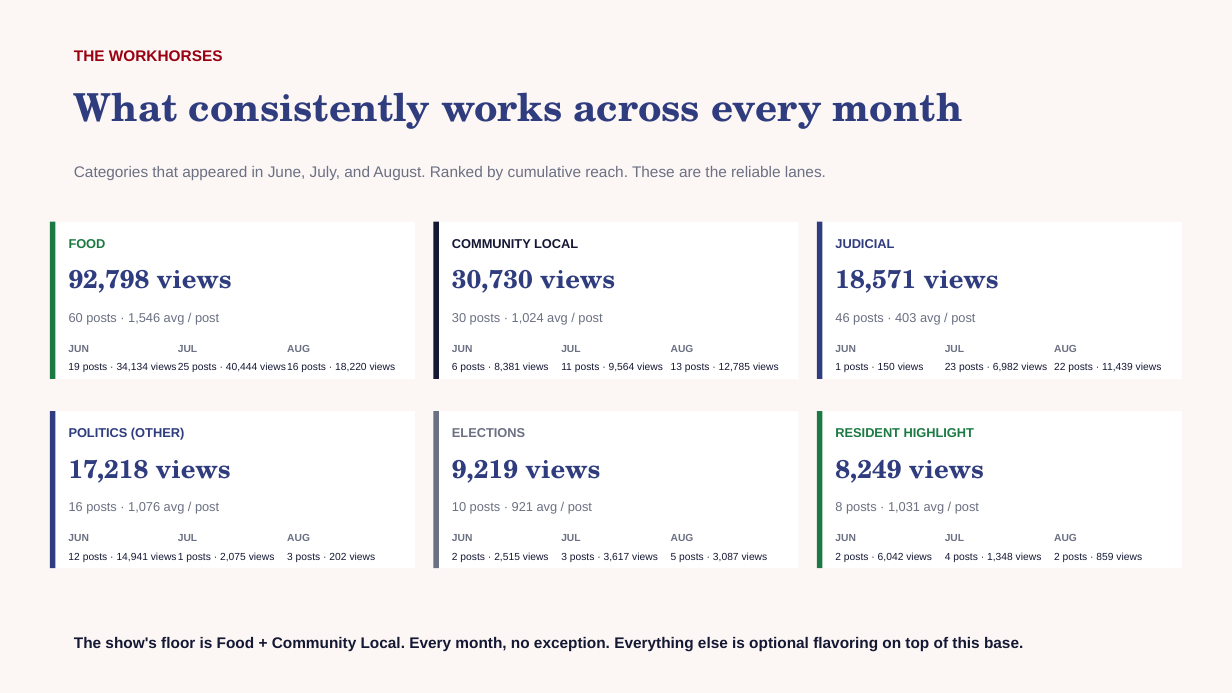
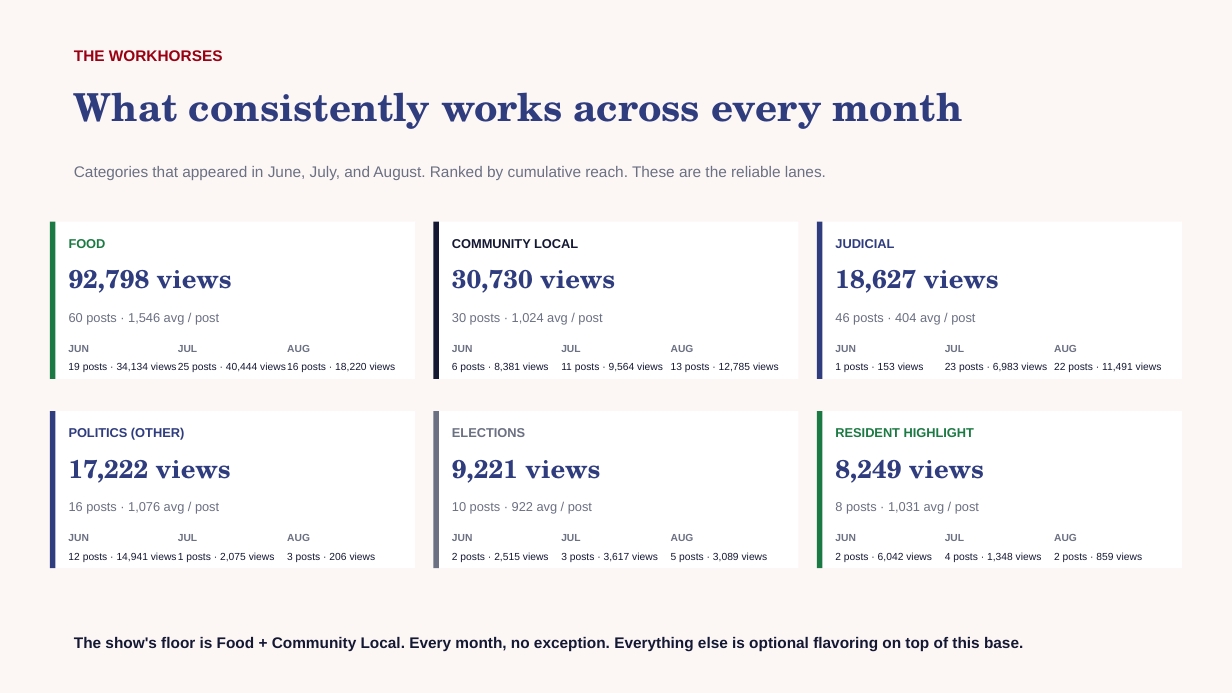
Before and after one commit to zvmmer/talking-downey-kpis, a slide deck: slide 5 of STATE_OF_THE_SHOW.pptx. Drawn at 1232x693 pixels with LibreOffice and Linux fonts; fonts in the diff are those of the drawing. Boxes give left, top, right and bottom in pixels: in the first picture for what was removed or moved away, otherwise in the second. Text is boxed around its words. In the diff, an @@ line names an element or a change of style, - is before the commit and + after.

```diff
--- a/STATE_OF_THE_SHOW.pptx
+++ b/STATE_OF_THE_SHOW.pptx
@@ text at (835, 270, 999, 293): text changed @@
-18,571 views
+18,627 views
@@ text at (835, 313, 975, 325): text changed @@
-46 posts · 403 avg / post
+46 posts · 404 avg / post
@@ text at (835, 362, 924, 372): text changed @@
-1 posts · 150 views
+1 posts · 153 views
@@ text at (1054, 362, 1162, 372): text changed @@
-22 posts · 11,439 views
+22 posts · 11,491 views
@@ text at (69, 460, 231, 483): text changed @@
-17,218 views
+17,222 views
@@ text at (452, 460, 600, 483): text changed @@
-9,219 views
+9,221 views
@@ text at (452, 502, 592, 514): text changed @@
-10 posts · 921 avg / post
+10 posts · 922 avg / post
@@ text at (287, 552, 376, 562): text changed @@
-3 posts · 202 views
+3 posts · 206 views
@@ text at (671, 552, 768, 562): text changed @@
-5 posts · 3,087 views
+5 posts · 3,089 views
```
Also in this commit, not shown: 4 other slides changed, 5 other files.
